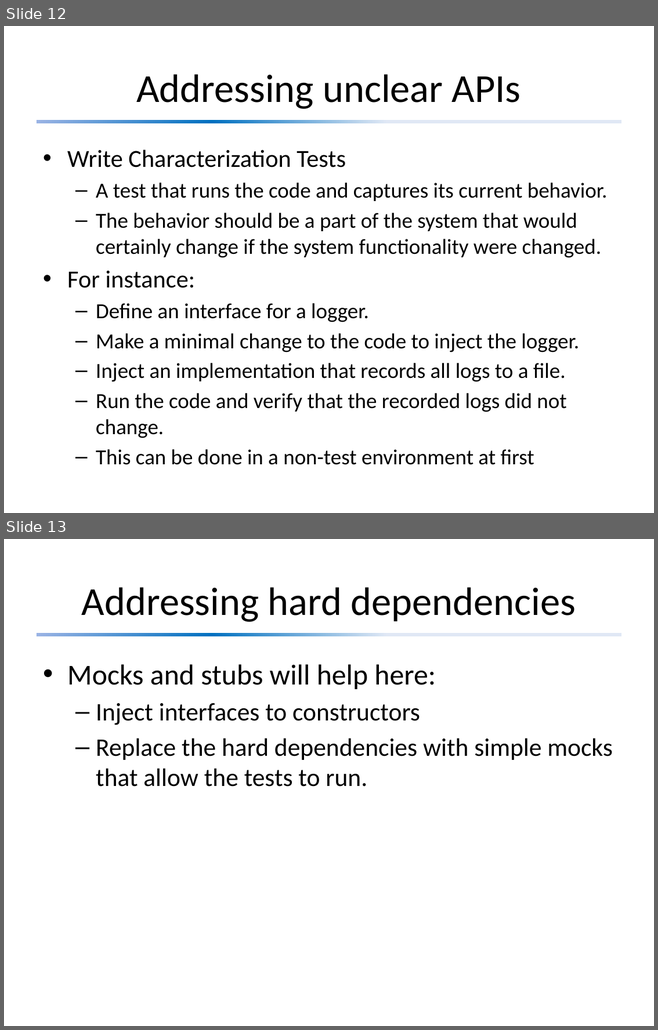
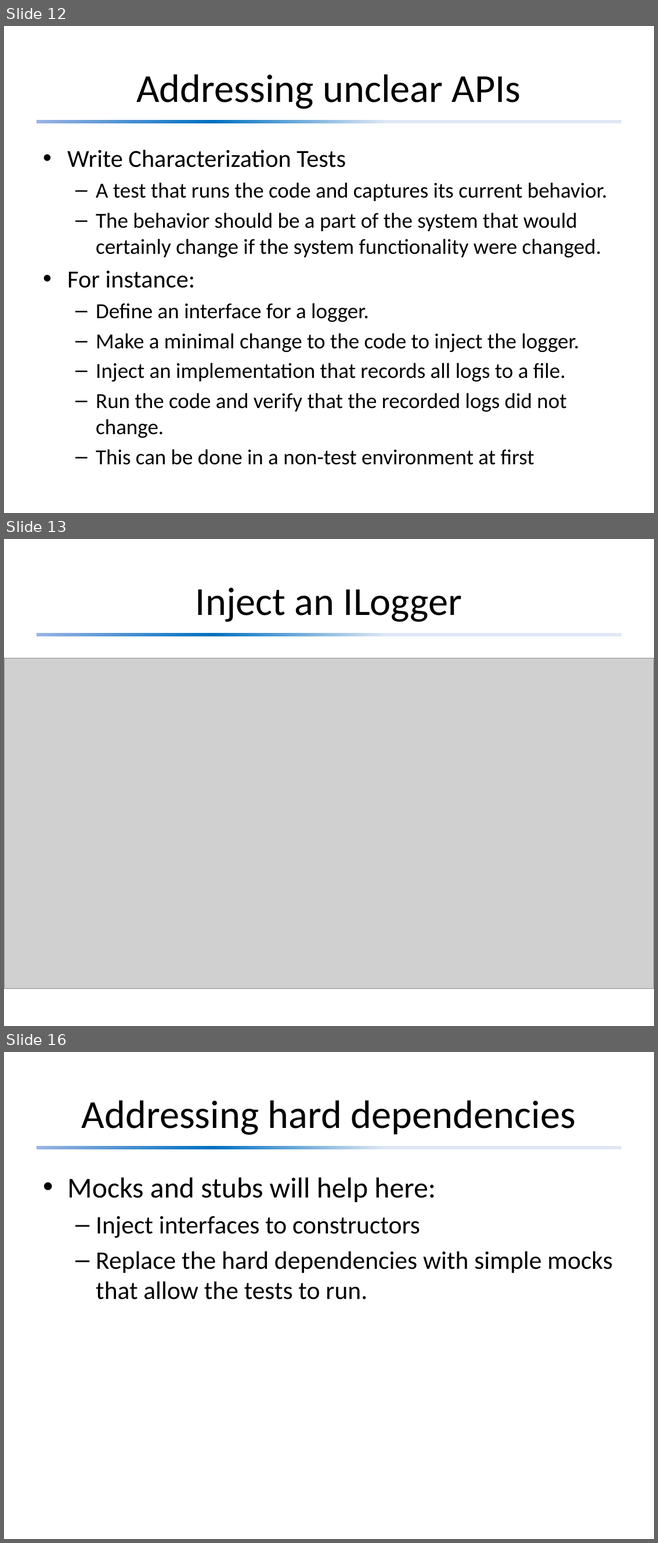
Before and after one commit to david-sackstein/solid-c-cpp, a slide deck: Module 4 - Legacy Code.pptx. Shown one above the other, each under a label of ours: slides 12 and 13 before the commit, slides 12, 13 and 16 after it; the slides between them are not shown. The pictures are 658x1030 and 658x1543 pixels, drawn with LibreOffice and Linux fonts; fonts in the diff are those of the drawing; grey boxes stand for pictures. Boxes give left, top, right and bottom in pixels: in the first picture for what was removed or moved away, otherwise in the second. Text is boxed around its words. In the diff, an @@ line names an element or a change of style, - is before the commit and + after.

```diff
--- a/Module 4 - Legacy Code.pptx
+++ b/Module 4 - Legacy Code.pptx
@@ slide 13 added at (x1=4, y1=539, x2=654, y2=1026), background #FFFFFF; not listed: 1 template element that a slide beside it also shows @@
@@ title added at (x1=195, y1=588, x2=462, y2=622), 44 pt, text #000000 @@
+Inject an ILogger
@@ picture added at (x1=4, y1=658, x2=654, y2=988) @@
@@ what was slide 13 is now slide 16 @@
```
Also in this commit, not shown: 2 slides changed, 2 other slides added, 5 other files.
